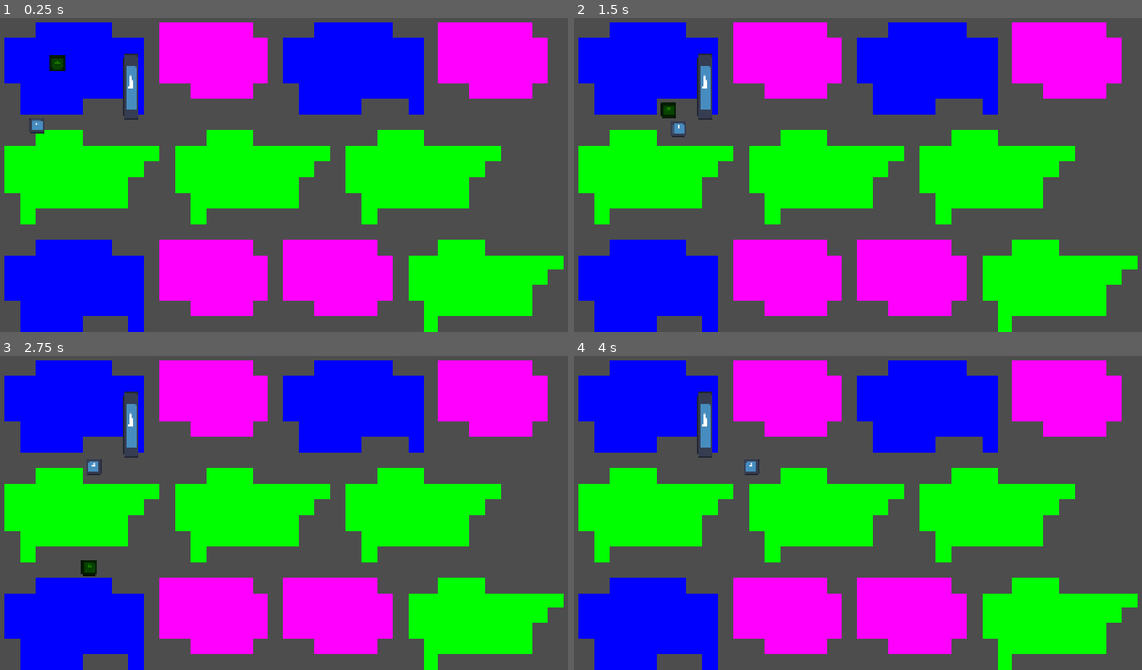
Above: before the commit, frames 1-4 (two rows, left to right).
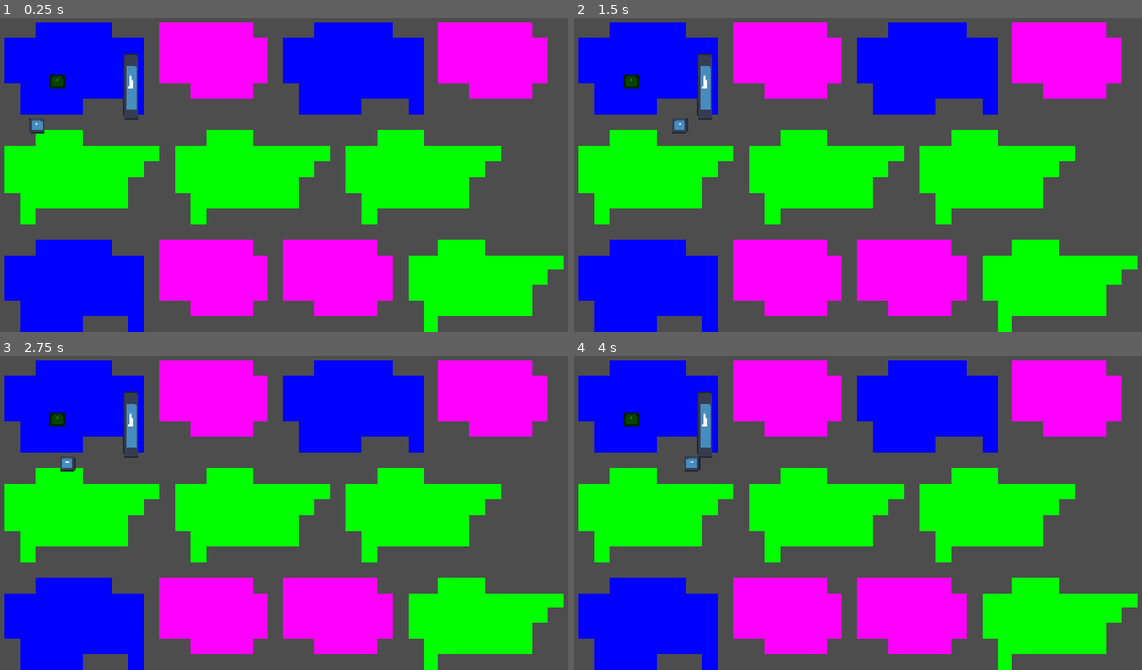
Above: after the commit, the same moments.

Repository: moxvallix/gdwild91
Game: Godot game, scene res://main.tscn
The game is run twice, just before and just after one commit, with the same random seed, the same clock (stepped at 60 frames per second) and the same inputs. The engine's default icon, where the game draws it, is replaced by a stand-in: a white triangle on a blue panel in a dark square.
Inputs:
- Up to frame 1 (0.25 s): no input
- Up to frame 2 (1.5 s): tap Enter (ui_accept) at 0.5, 0.6, 0.77, 1.07, 1.35 s; hold Right (ui_right) from 0.53 s (still down)
- Up to frame 3 (2.75 s): tap Enter (ui_accept) at 1.52, 1.82, 2.1 s; release Right (ui_right) at 2.03 s; hold Left (ui_left) from 2.03 s (still down)
- Up to frame 4 (4 s): release Left (ui_left) at 2.78 s; hold Right (ui_right) from 2.78 s (still down); tap Enter (ui_accept) at 2.85, 3.02, 3.32, 3.6, 3.77 s

The runs differ from the first frame. In frame 1, 0.3% of the frame differs, in the area x 8-12%, y 11-23%; in frame 2, 0.3%; in frame 3, 0.4%, in the area x 8-18%, y 18-71%; in frame 4, 0.3%.

Commit message:
added some enemy behaviour

Diff:
--- a/enemies/guard/guard.gd
+++ b/enemies/guard/guard.gd
@@ -1,25 +1,61 @@
 extends CharacterBody2D
 
 
-const SPEED = 300.0
+const SPEED = 300
 const JUMP_VELOCITY = -400.0
+@onready var nav_agent: NavigationAgent2D = $NavigationAgent2D
+
+var object_of_intrest: Node2D
+
+var move_threshold: int = 50
+
+func _physics_process(delta: float) -> void:
+	if object_of_intrest:
+		nav_agent.target_position = object_of_intrest.global_transform.origin
+		nav_agent.get_next_path_position()
+		var next_nav_point: Vector2 = nav_agent.get_next_path_position()
+		velocity = ((next_nav_point - transform.origin).normalized() * SPEED)
+	else:
+		velocity -= velocity * delta
+
+	move_and_slide()
 
 
-func _physics_process(delta: float) -> void:
-	# Add the gravity.
-	if not is_on_floor():
-		velocity += get_gravity() * delta
+func _on_area_2d_body_entered(body: Node2D) -> void:
+	if body.is_in_group("player"):
+		var ray = RayCast2D.new()
+		owner.add_child(ray)
+		ray.position = self.position
+		ray.target_position = body.position - ray.position
+		await get_tree().create_timer(0.01).timeout
+		if ray.is_colliding():
+			var ray_colider = ray.get_collider()
+			if ray_colider != body:
+				print("ray not passed")
+				ray.queue_free()
+			else:
+				$Timer.start()
+				ray.queue_free()
+				print("ray passed")
 
-	# Handle jump.
-	if Input.is_action_just_pressed("ui_accept") and is_on_floor():
-		velocity.y = JUMP_VELOCITY
 
-	# Get the input direction and handle the movement/deceleration.
-	# As good practice, you should replace UI actions with custom gameplay actions.
-	var direction := Input.get_axis("ui_left", "ui_right")
-	if direction:
-		velocity.x = direction * SPEED
-	else:
-		velocity.x = move_toward(velocity.x, 0, SPEED)
+func _on_timer_timeout() -> void:
+	var bodies = $Area2D.get_overlapping_bodies()
+	for body in bodies:
+		if body.is_in_group("player"):
+			object_of_intrest = body
 
-	move_and_slide()
+
+func _on_area_2d_body_exited(body: Node2D) -> void:
+	if body.is_in_group("player"):
+		$player_loss_timer.start()
+
+
+func _on_player_loss_timer_timeout() -> void:
+	var bodies = $Area2D.get_overlapping_bodies()
+	for body in bodies:
+		if body.is_in_group("player"):
+			object_of_intrest = body
+			return
+		else:
+			pass
--- a/enemies/guard/guard.tscn
+++ b/enemies/guard/guard.tscn
@@ -1,5 +1,6 @@
 [gd_scene format=3 uid="uid://cf8xbw8rxqrr5"]
 
+[ext_resource type="Script" uid="uid://c2gdtmdu85seo" path="res://enemies/guard/guard.gd" id="1_5k28o"]
 [ext_resource type="Texture2D" uid="uid://bdwdlc8oih3mw" path="res://icon.svg" id="1_y3myj"]
 
 [sub_resource type="CapsuleShape2D" id="CapsuleShape2D_y3myj"]
@@ -7,6 +8,8 @@
 height = 146.0
 
 [node name="Guard" type="CharacterBody2D" unique_id=1764606371]
+collision_layer = 2
+script = ExtResource("1_5k28o")
 
 [node name="Icon" type="Sprite2D" parent="." unique_id=1894369693]
 modulate = Color(0.1060246, 0.47542626, 0, 1)
@@ -19,3 +22,20 @@
 
 [node name="CollisionShape2D" type="CollisionPolygon2D" parent="Area2D" unique_id=1739009944]
 polygon = PackedVector2Array(0, 0, 1000, -300, 1000, 300)
+
+[node name="NavigationAgent2D" type="NavigationAgent2D" parent="." unique_id=301805180]
+path_desired_distance = 100.0
+target_desired_distance = 100.0
+path_max_distance = 10.0
+debug_enabled = true
+debug_path_custom_color = Color(0.99999994, 0.12885794, 0.13542005, 1)
+
+[node name="Timer" type="Timer" parent="." unique_id=454403656]
+one_shot = true
+
+[node name="player_loss_timer" type="Timer" parent="." unique_id=574435978]
+
+[connection signal="body_entered" from="Area2D" to="." method="_on_area_2d_body_entered"]
+[connection signal="body_exited" from="Area2D" to="." method="_on_area_2d_body_exited"]
+[connection signal="timeout" from="Timer" to="." method="_on_timer_timeout"]
+[connection signal="timeout" from="player_loss_timer" to="." method="_on_player_loss_timer_timeout"]
--- a/main.tscn
+++ b/main.tscn
@@ -4,7 +4,12 @@
 [ext_resource type="PackedScene" uid="uid://tlbd75lpylpk" path="res://player/player.tscn" id="1_ig7tw"]
 [ext_resource type="PackedScene" uid="uid://cf8xbw8rxqrr5" path="res://enemies/guard/guard.tscn" id="2_0xm2m"]
 [ext_resource type="Texture2D" uid="uid://bdwdlc8oih3mw" path="res://icon.svg" id="3_h2yge"]
-[ext_resource type="Script" uid="uid://c2gdtmdu85seo" path="res://enemies/guard/guard.gd" id="4_lquwl"]
+
+[sub_resource type="NavigationPolygon" id="NavigationPolygon_1bvp3"]
+vertices = PackedVector2Array(4581.578, 143.49219, 4592.3984, 2442.8594, 67, 2402.1172, 1231, 928, 67, 161.5, 859.5, 158.34375, 859.5, 928, 1231, 156.85938)
+polygons = Array[PackedInt32Array]([PackedInt32Array(0, 1, 2, 3), PackedInt32Array(4, 5, 6, 2), PackedInt32Array(3, 7, 0), PackedInt32Array(3, 2, 6)])
+outlines = Array[PackedVector2Array]([PackedVector2Array(-58, 37, 4706, 18, 4718, 2569, -58, 2526)])
+agent_radius = 125.0
 
 [sub_resource type="RectangleShape2D" id="RectangleShape2D_1bvp3"]
 size = Vector2(121.5, 540)
@@ -13,20 +18,22 @@
 
 [node name="Lmart" parent="." unique_id=1606753722 instance=ExtResource("1_1bvp3")]
 
-[node name="Player" parent="." unique_id=1417231954 instance=ExtResource("1_ig7tw")]
+[node name="Player" parent="." unique_id=1417231954 groups=["player"] instance=ExtResource("1_ig7tw")]
 position = Vector2(267, 854)
 
 [node name="Guard" parent="." unique_id=1764606371 instance=ExtResource("2_0xm2m")]
-position = Vector2(437, 312)
-script = ExtResource("4_lquwl")
+position = Vector2(437, 491)
 
-[node name="StaticBody2D" type="StaticBody2D" parent="." unique_id=1259177311]
+[node name="NavigationRegion2D" type="NavigationRegion2D" parent="." unique_id=440473814]
+navigation_polygon = SubResource("NavigationPolygon_1bvp3")
 
-[node name="Icon" type="Sprite2D" parent="StaticBody2D" unique_id=751363039]
+[node name="StaticBody2D" type="StaticBody2D" parent="NavigationRegion2D" unique_id=1259177311]
+
+[node name="Icon" type="Sprite2D" parent="NavigationRegion2D/StaticBody2D" unique_id=751363039]
 position = Vector2(1045, 535.99994)
 scale = Vector2(1, 4.2890625)
 texture = ExtResource("3_h2yge")
 
-[node name="CollisionShape2D" type="CollisionShape2D" parent="StaticBody2D" unique_id=774555449]
+[node name="CollisionShape2D" type="CollisionShape2D" parent="NavigationRegion2D/StaticBody2D" unique_id=774555449]
 position = Vector2(1045.25, 533)
 shape = SubResource("RectangleShape2D_1bvp3")
--- a/player/player.tscn
+++ b/player/player.tscn
@@ -14,6 +14,7 @@
 height = 146.0
 
 [node name="s" type="CharacterBody2D" unique_id=1417231954]
+collision_mask = 3
 script = ExtResource("1_rkbax")
 
 [node name="Icon" type="Sprite2D" parent="." unique_id=1952238386]
